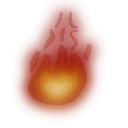
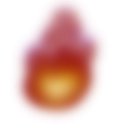
Comparing the layer stacks of the two 128×128 images. Changes:
pixels changed over box(10, 0, 109, 124) (layer not identified)
